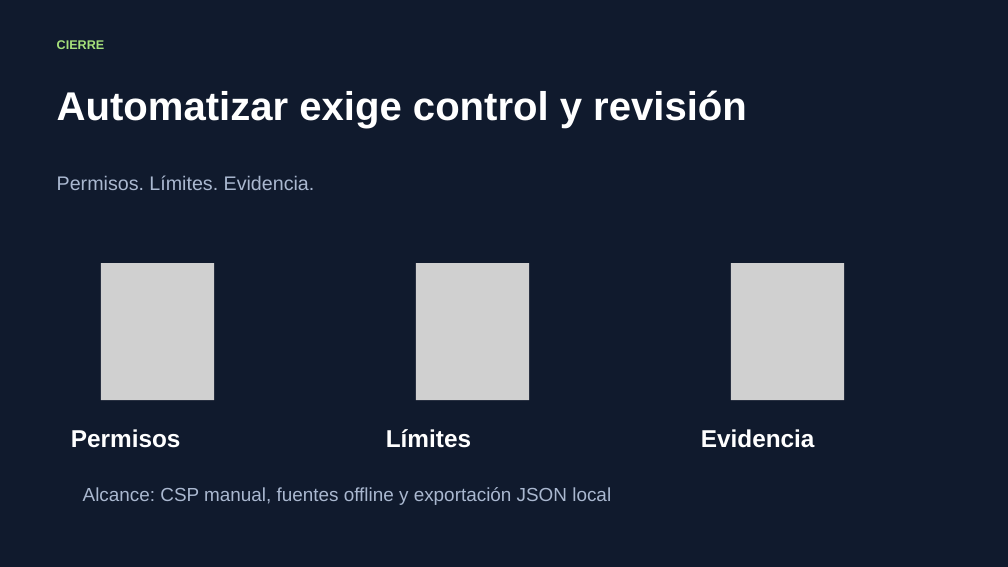
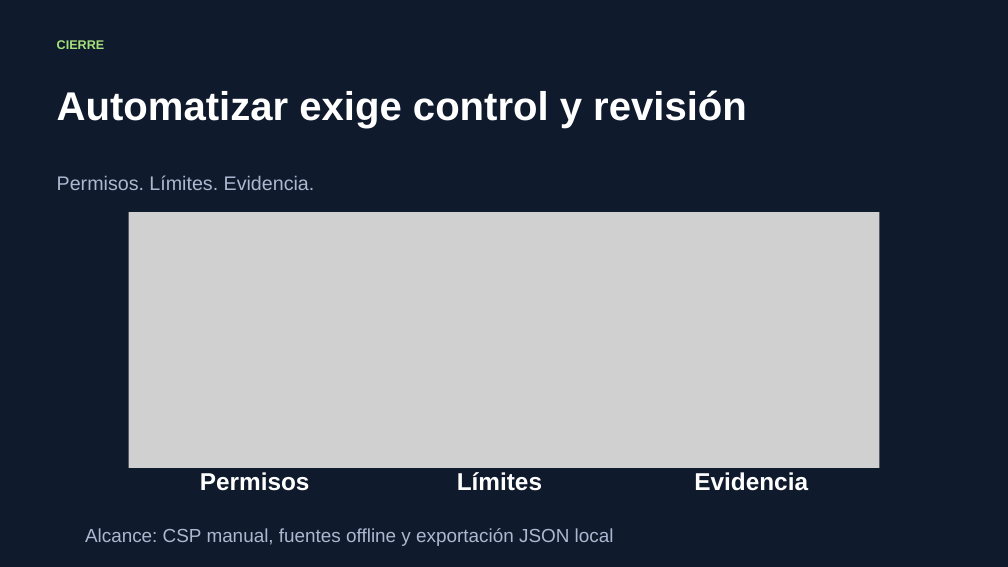
Before and after one commit to fboiero/LabsSeguridadInformatica2026, a slide deck: slide 12 of entregas/final/grupo07/presentacion/presentacion.pptx. Drawn at 1008x567 pixels with LibreOffice and Linux fonts; fonts in the diff are those of the drawing; grey boxes stand for pictures. Boxes give left, top, right and bottom in pixels: in the first picture for what was removed or moved away, otherwise in the second. Text is boxed around its words. In the diff, an @@ line names an element or a change of style, - is before the commit and + after.

```diff
--- a/entregas/final/grupo07/presentacion/presentacion.pptx
+++ b/entregas/final/grupo07/presentacion/presentacion.pptx
@@ picture added at box(129, 212, 879, 468) @@
@@ picture removed at box(101, 263, 214, 400) @@
@@ picture removed at box(416, 263, 529, 400) @@
@@ picture removed at box(731, 263, 844, 400) @@
@@ text "Permisos": place and size @@
-text "Permisos" at box(71, 429, 181, 448)
+text "Permisos" at box(200, 472, 310, 491)
@@ text "Límites": place and size @@
-text "Límites" at box(386, 429, 471, 448)
+text "Límites" at box(457, 472, 542, 491)
@@ text "Evidencia": place and size @@
-text "Evidencia" at box(701, 429, 815, 448)
+text "Evidencia" at box(694, 472, 808, 491)
@@ text "Alcance: CSP manual, fuentes offline ...": place and size @@
-text "Alcance: CSP manual, fuentes offline ..." at box(83, 487, 611, 505)
+text "Alcance: CSP manual, fuentes offline ..." at box(85, 528, 614, 546)
```
Also in this commit, not shown: 5 other files.
